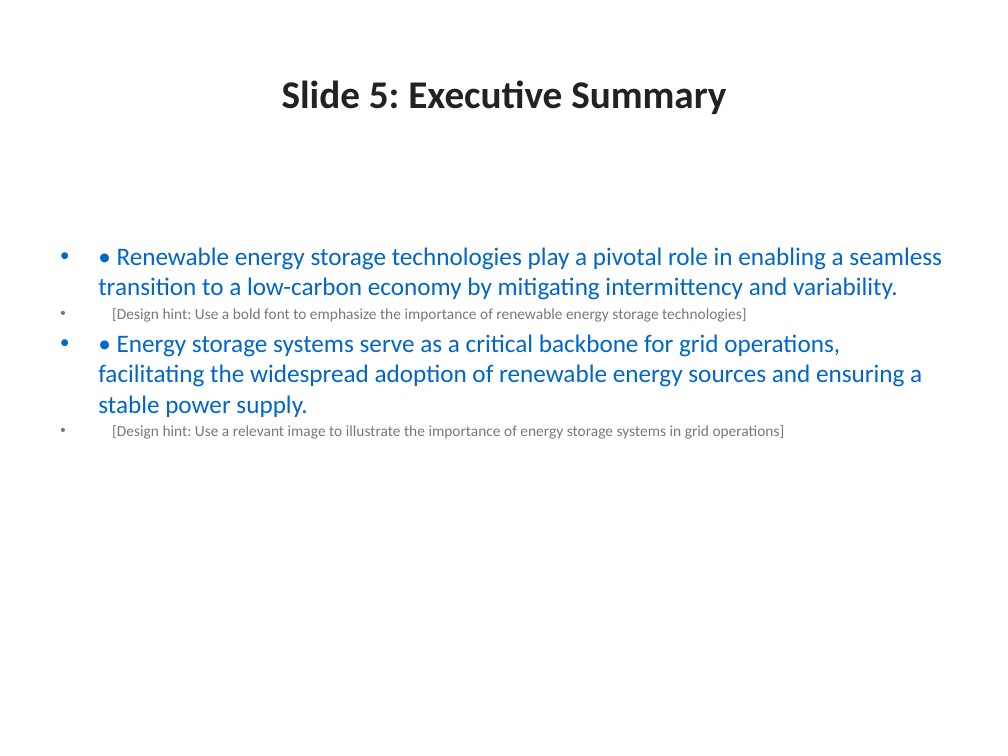
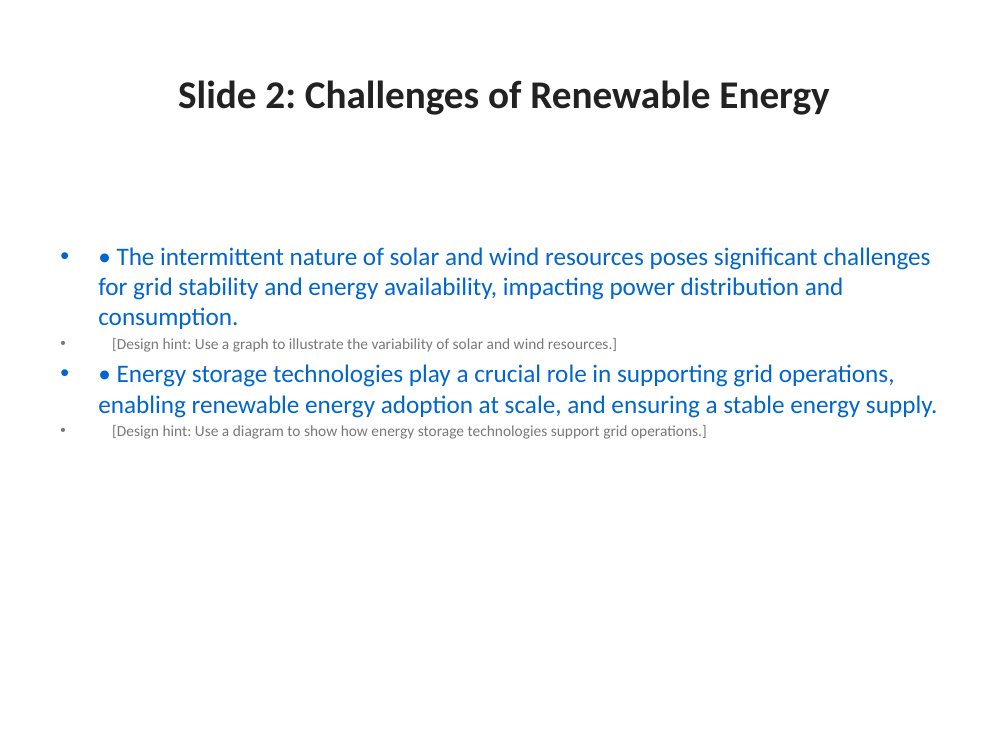
Before and after one commit to the-developer-306/contextual_ai_presentation_orchestrator, a slide deck: slide 2 of generated_ppt/AI_Presentation.pptx (slide 5 before the commit). Drawn at 1008x756 pixels with LibreOffice and Linux fonts; fonts in the diff are those of the drawing. Boxes give left, top, right and bottom in pixels: in the first picture for what was removed or moved away, otherwise in the second. Text is boxed around its words. In the diff, an @@ line names an element or a change of style, - is before the commit and + after.

```diff
--- a/generated_ppt/AI_Presentation.pptx
+++ b/generated_ppt/AI_Presentation.pptx
@@ title at [178,80,829,115]: text changed @@
-Slide 5: Executive Summary
+Slide 2: Challenges of Renewable Energy
@@ text at [98,247,937,439]: text changed @@
-• • Renewable energy storage technologies play a pivotal role in enabling a seamless transition to a low-carbon economy by mitigating intermittency and variability.
-• [Design hint: Use a bold font to emphasize the importance of renewable energy storage technologies]
-• • Energy storage systems serve as a critical backbone for grid operations, facilitating the widespread adoption of renewable energy sources and ensuring a stable power supply.
-• [Design hint: Use a relevant image to illustrate the importance of energy storage systems in grid operations]
+• • The intermittent nature of solar and wind resources poses significant challenges for grid stability and energy availability, impacting power distribution and consumption.
+• [Design hint: Use a graph to illustrate the variability of solar and wind resources.]
+• • Energy storage technologies play a crucial role in supporting grid operations, enabling renewable energy adoption at scale, and ensuring a stable energy supply.
+• [Design hint: Use a diagram to show how energy storage technologies support grid operations.]
```
Also in this commit, not shown: 14 other slides changed, 3 other files.
